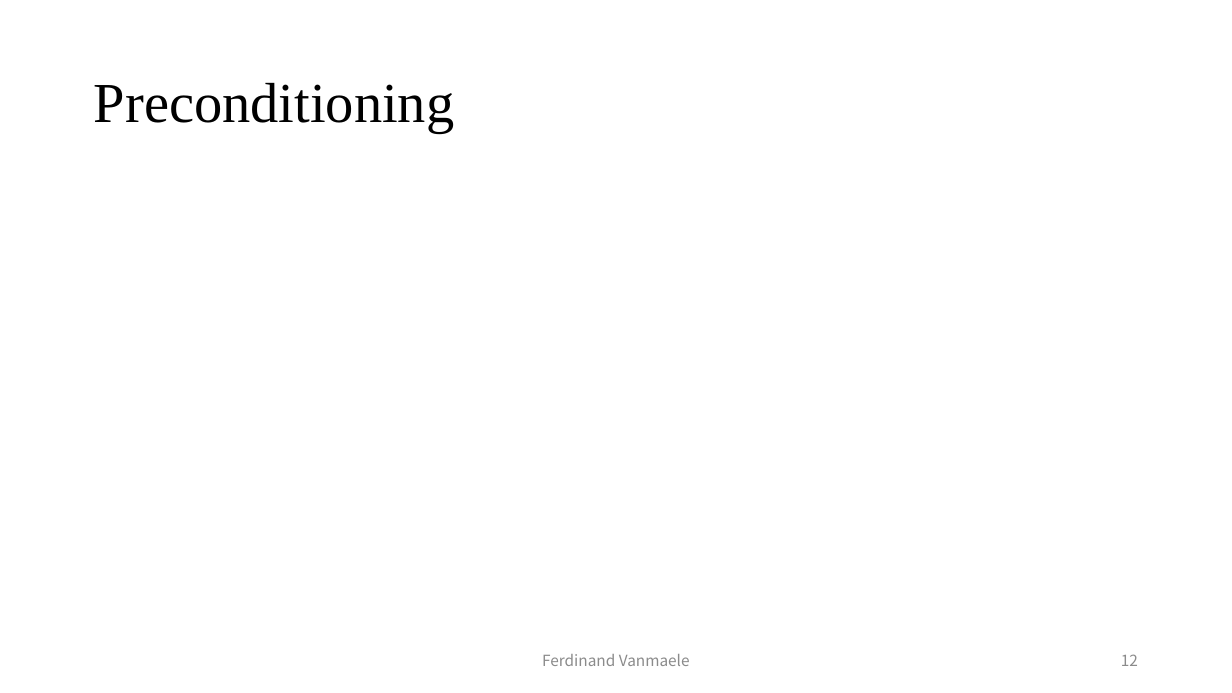
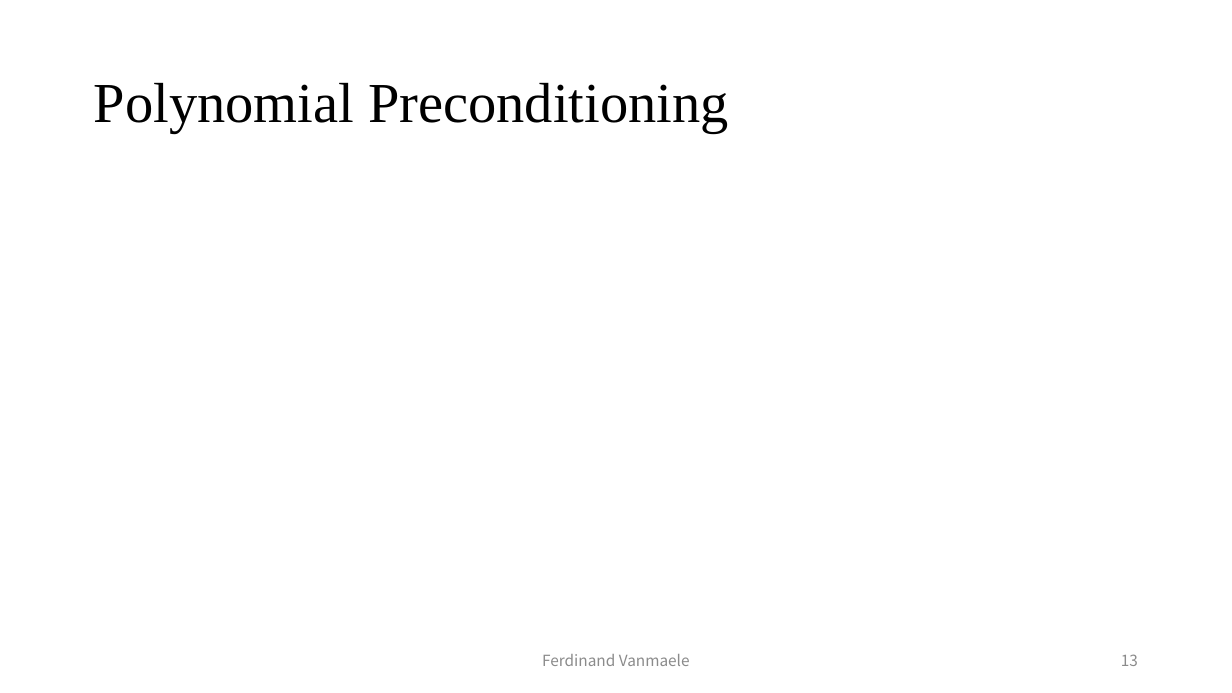
Before and after one commit to fvanmaele/polynomial-preconditioning, a slide deck: slide 13 of presentation.pptx (slide 12 before the commit). Drawn at 1232x693 pixels with LibreOffice and Linux fonts; fonts in the diff are those of the drawing; grey boxes stand for pictures. Boxes give left, top, right and bottom in pixels: in the first picture for what was removed or moved away, otherwise in the second. Text is boxed around its words. In the diff, an @@ line names an element or a change of style, - is before the commit and + after.

```diff
--- a/presentation.pptx
+++ b/presentation.pptx
@@ title at <box>94,82,728,133</box>: text changed @@
-Preconditioning
+Polynomial Preconditioning
@@ page number at <box>1121,654,1138,666</box>: text changed @@
-12
+13
```
Also in this commit, not shown: 7 other slides changed, 4 slides added, 1 slide removed, 39 other files.
